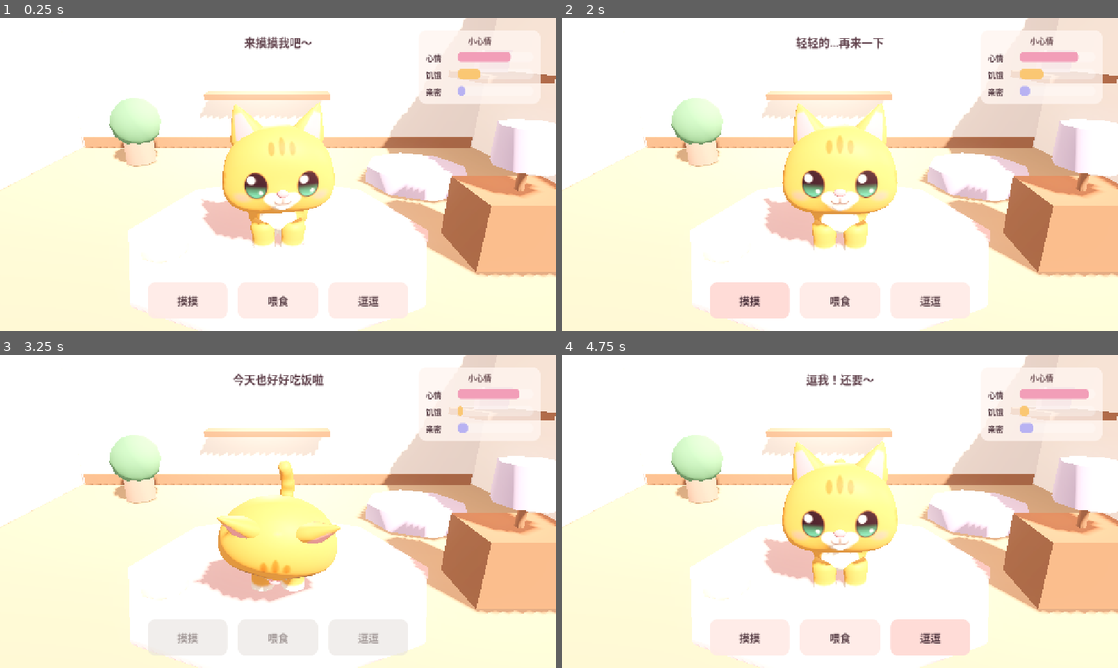
Above: before the commit, frames 1-4 (two rows, left to right).
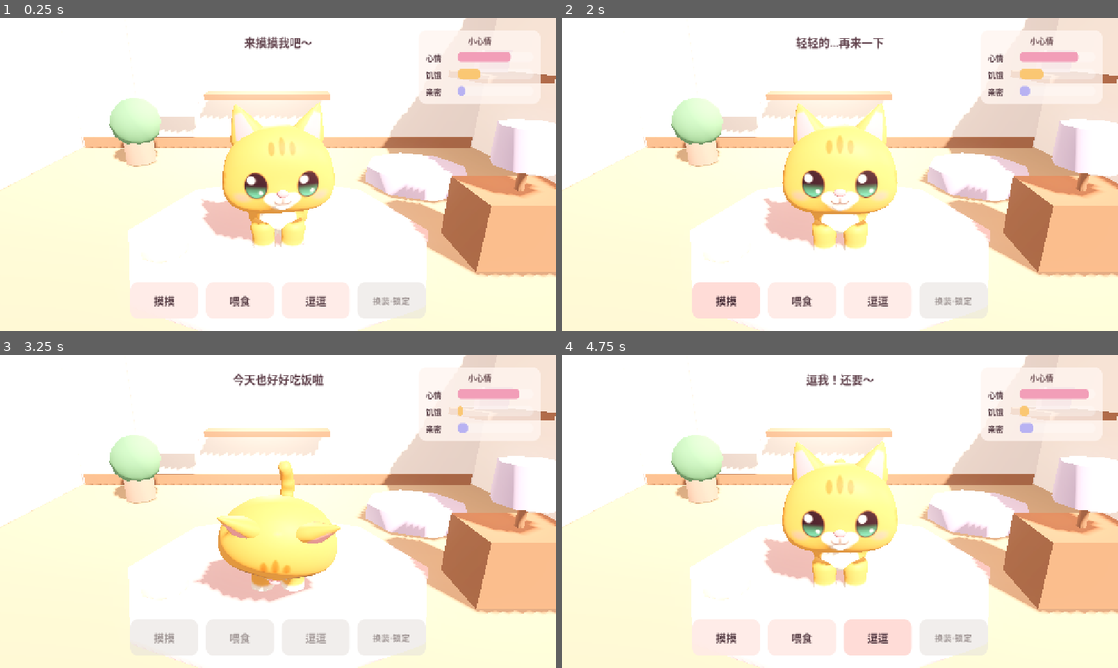
Above: after the commit, the same moments.

Repository: SkberLee/cute-cat-pet
Game: Godot game, scene res://scenes/main.tscn
The game is run twice, just before and just after one commit, with the same random seed, the same clock (stepped at 60 frames per second) and the same inputs.
Inputs:
- Up to frame 1 (0.25 s): no input
- Up to frame 2 (2 s): click "摸摸" at 0.5 s
- Up to frame 3 (3.25 s): click "喂食" at 2 s
- Up to frame 4 (4.75 s): click "逗逗" at 3.5 s

The runs differ from the first frame. In frame 1, 1.0% of the frame differs, in the area x 27-74%, y 31-93%; in frame 2, 1.6%, in the area x 23-74%, y 31-96%; in frame 3, 0.9%; in frame 4, 1.4%.

Commit message:
feat(v0.2.0): portrait UI, milestones, BGM, save, room cosmetics
Add sensor orientation with adaptive UI, bond milestones and sweeter
lines, soft BGM/SFX, local save/load, unlockable room themes, and
release-signing docs for Android packages.

Diff:
--- a/project.godot
+++ b/project.godot
@@ -5,7 +5,7 @@
 [application]
 
 config/name="治愈猫"
-config/version="0.1.1"
+config/version="0.2.0"
 config/description="送礼向轻养成电子宠物猫原型"
 run/main_scene="res://scenes/main.tscn"
 config/features=PackedStringArray("4.7", "Mobile")
@@ -17,7 +17,7 @@
 window/size/viewport_height=720
 window/stretch/mode="canvas_items"
 window/stretch/aspect="expand"
-window/handheld/orientation=0
+window/handheld/orientation=6
 
 [rendering]
 
--- a/scenes/main.tscn
+++ b/scenes/main.tscn
@@ -1,9 +1,10 @@
-[gd_scene load_steps=16 format=3 uid="uid://cute_cat_main"]
+[gd_scene load_steps=18 format=3 uid="uid://cute_cat_main"]
 
 [ext_resource type="Script" path="res://scripts/cat_controller.gd" id="1_cat"]
 [ext_resource type="Script" path="res://scripts/pet_stats.gd" id="2_stats"]
 [ext_resource type="Script" path="res://scripts/main_ui.gd" id="3_ui"]
 [ext_resource type="PackedScene" uid="uid://lwgpxcu2y7fk" path="res://assets/models/cute_cat_rigged.glb" id="4_catmdl"]
+[ext_resource type="Script" path="res://scripts/room_cosmetics.gd" id="5_room"]
 
 [sub_resource type="StandardMaterial3D" id="MatFloor"]
 albedo_color = Color(0.78, 0.62, 0.5, 1)
@@ -51,6 +52,10 @@
 [sub_resource type="StandardMaterial3D" id="MatFrame"]
 albedo_color = Color(0.85, 0.78, 0.7, 1)
 roughness = 0.6
+
+[sub_resource type="StandardMaterial3D" id="MatCurtain"]
+albedo_color = Color(0.95, 0.78, 0.82, 1)
+roughness = 0.95
 
 [sub_resource type="Environment" id="Environment_room"]
 background_mode = 1
@@ -102,6 +107,7 @@
 material = SubResource("MatFloor")
 
 [node name="WallBack" type="CSGBox3D" parent="Room"]
+unique_name_in_owner = true
 transform = Transform3D(1, 0, 0, 0, 1, 0, 0, 0, 1, 0, 1.35, -2.55)
 size = Vector3(6.2, 2.8, 0.12)
 material = SubResource("MatWall")
@@ -122,6 +128,7 @@
 material = SubResource("MatWood")
 
 [node name="Rug" type="CSGCylinder3D" parent="Room"]
+unique_name_in_owner = true
 transform = Transform3D(1, 0, 0, 0, 1, 0, 0, 0, 1, 0, 0.02, 0.25)
 radius = 1.25
 height = 0.035
@@ -142,7 +149,14 @@
 size = Vector3(1.75, 0.08, 0.35)
 material = SubResource("MatWood")
 
+[node name="Curtain" type="CSGBox3D" parent="Room"]
+unique_name_in_owner = true
+transform = Transform3D(1, 0, 0, 0, 1, 0, 0, 0, 1, -1.55, 1.35, -2.15)
+size = Vector3(0.85, 1.6, 0.06)
+material = SubResource("MatCurtain")
+
 [node name="Cushion" type="CSGCylinder3D" parent="Room"]
+unique_name_in_owner = true
 transform = Transform3D(1, 0, 0, 0, 1, 0, 0, 0, 1, 1.55, 0.12, -0.9)
 radius = 0.55
 height = 0.18
@@ -206,6 +220,10 @@
 [node name="PetStats" type="Node" parent="Cat"]
 unique_name_in_owner = true
 script = ExtResource("2_stats")
+
+[node name="RoomCosmetics" type="Node" parent="."]
+unique_name_in_owner = true
+script = ExtResource("5_room")
 
 [node name="UI" type="CanvasLayer" parent="."]
 script = ExtResource("3_ui")
@@ -343,13 +361,13 @@
 anchor_top = 1.0
 anchor_right = 0.5
 anchor_bottom = 1.0
-offset_left = -300.0
+offset_left = -380.0
 offset_top = -84.0
-offset_right = 300.0
+offset_right = 380.0
 offset_bottom = 0.0
 grow_horizontal = 2
 grow_vertical = 0
-theme_override_constants/separation = 24
+theme_override_constants/separation = 18
 alignment = 1
 
 [node name="BtnPet" type="Button" parent="UI/Root/SafeMargin/Layout/Buttons"]
@@ -375,3 +393,12 @@
 size_flags_horizontal = 3
 theme_override_font_sizes/font_size = 24
 text = "逗逗"
+
+[node name="BtnTheme" type="Button" parent="UI/Root/SafeMargin/Layout/Buttons"]
+unique_name_in_owner = true
+custom_minimum_size = Vector2(140, 68)
+layout_mode = 2
+size_flags_horizontal = 3
+theme_override_font_sizes/font_size = 20
+text = "换装·锁定"
+disabled = true
--- a/scripts/cat_controller.gd
+++ b/scripts/cat_controller.gd
@@ -3,6 +3,7 @@
 
 signal interaction_started(action: String)
 signal interaction_ready
+signal save_requested
 
 @onready var stats: PetStats = %PetStats
 @onready var body: Node3D = %CatBody
@@ -20,23 +21,45 @@
 	"贴贴～喜欢你",
 	"轻轻的…再来一下",
 ]
+const LINES_PET_SWEET := [
+	"只准你摸哦～",
+	"心心都给你了",
+	"再贴紧一点…",
+	"你的手好暖呀",
+]
 const LINES_FEED := [
 	"喵，好吃！",
 	"嚼嚼～谢谢你",
 	"饱饱的，幸福",
 	"今天也好好吃饭啦",
 ]
+const LINES_FEED_SWEET := [
+	"你喂的最好吃",
+	"为你多吃两口～",
+	"吃饭也要想你",
+]
 const LINES_PLAY := [
 	"逗我！还要～",
 	"跳！再玩一会儿",
 	"呜哇，好开心",
 	"陪我玩嘛～",
 ]
+const LINES_PLAY_SWEET := [
+	"和你玩最开心",
+	"一辈子都陪你跳",
+	"扑进你怀里～",
+]
 const LINES_BUSY := [
 	"等一下下…",
 	"喵？稍等我",
 	"呼…缓一缓",
 ]
+const LINES_MILESTONE := {
+	25: "亲密度提升～我更黏你了",
+	50: "你是我的心肝宝贝呀",
+	75: "房间也想为你打扮一下",
+	100: "永远和你在一起，好不好",
+}
 
 var anim: AnimationPlayer
 var _cooldown := 0.0
@@ -45,17 +68,21 @@
 var _sfx_pet: AudioStream
 var _sfx_feed: AudioStream
 var _sfx_play: AudioStream
+var _sfx_milestone: AudioStream
 var _player: AudioStreamPlayer
+var _bgm: AudioStreamPlayer
+var _heart: MeshInstance3D
+var _save_timer := 0.0
 
 func _ready() -> void:
 	_rng.randomize()
 	_setup_audio()
+	_setup_heart_cosmetic()
 	anim = _resolve_anim_player()
 	if anim:
 		_ensure_idle_loops()
 		if not anim.animation_finished.is_connected(_on_anim_finished):
 			anim.animation_finished.connect(_on_anim_finished)
-		# Prefer sit loop for a calm room pet; fall back to idle.
 		if anim.has_animation(CLIP_IDLE):
 			_idle_clip = CLIP_IDLE
 		elif anim.has_animation("idle"):
@@ -63,6 +90,10 @@
 		_play_idle()
 	else:
 		push_warning("CatController: no AnimationPlayer found on cat model")
+	if stats:
+		if not stats.milestone_unlocked.is_connected(_on_milestone):
+			stats.milestone_unlocked.connect(_on_milestone)
+		_apply_cosmetics_for_bond(stats.bond)
 	_say("来摸摸我吧～", false)
 
 func _process(delta: float) -> void:
@@ -74,6 +105,14 @@
 			interaction_ready.emit()
 	if stats:
 		stats.tick(delta)
+	_save_timer += delta
+	if _save_timer >= 8.0:
+		_save_timer = 0.0
+		save_requested.emit()
+
+func _notification(what: int) -> void:
+	if what == NOTIFICATION_WM_CLOSE_REQUEST or what == NOTIFICATION_APPLICATION_PAUSED:
+		save_requested.emit()
 
 func can_interact() -> bool:
 	return _cooldown <= 0.0
@@ -83,24 +122,45 @@
 		return
 	stats.pet()
 	_play_oneshot(CLIP_PET)
-	_say(_pick(LINES_PET))
+	_say(_pick(_lines_for("pet")))
 	_play_sfx(_sfx_pet)
+	_apply_cosmetics_for_bond(stats.bond)
+	save_requested.emit()
 
 func do_feed() -> void:
 	if not _begin("feed"):
 		return
 	stats.feed()
 	_play_oneshot(CLIP_FEED)
-	_say(_pick(LINES_FEED))
+	_say(_pick(_lines_for("feed")))
 	_play_sfx(_sfx_feed)
+	save_requested.emit()
 
 func do_play() -> void:
 	if not _begin("play"):
 		return
 	stats.play()
 	_play_oneshot(CLIP_PLAY)
-	_say(_pick(LINES_PLAY))
+	_say(_pick(_lines_for("play")))
 	_play_sfx(_sfx_play)
+	_apply_cosmetics_for_bond(stats.bond)
+	save_requested.emit()
+
+func _lines_for(kind: String) -> Array:
+	match kind:
+		"pet":
+			if stats and stats.bond >= 25.0:
+				return LINES_PET + LINES_PET_SWEET
+			return LINES_PET
+		"feed":
+			if stats and stats.bond >= 50.0:
+				return LINES_FEED + LINES_FEED_SWEET
+			return LINES_FEED
+		"play":
+			if stats and stats.bond >= 75.0:
+				return LINES_PLAY + LINES_PLAY_SWEET
+			return LINES_PLAY
+	return LINES_PET
 
 func _begin(action: String) -> bool:
 	if _cooldown > 0.0:
@@ -122,6 +182,13 @@
 	feedback_label.modulate.a = 0.0
 	var tw := create_tween()
 	tw.tween_property(feedback_label, "modulate:a", 1.0, 0.18)
+
+func _on_milestone(threshold: int, title: String) -> void:
+	var line := str(LINES_MILESTONE.get(threshold, title))
+	_say("✨ %s" % line)
+	_play_sfx(_sfx_milestone)
+	_apply_cosmetics_for_bond(stats.bond if stats else float(threshold))
+	save_requested.emit()
 
 func _setup_audio() -> void:
 	_player = AudioStreamPlayer.new()
@@ -131,6 +198,19 @@
 	_sfx_pet = load("res://assets/sfx/pet.wav")
 	_sfx_feed = load("res://assets/sfx/feed.wav")
 	_sfx_play = load("res://assets/sfx/play.wav")
+	_sfx_milestone = load("res://assets/sfx/milestone.wav")
+	_bgm = AudioStreamPlayer.new()
+	_bgm.name = "SoftBgm"
+	_bgm.volume_db = -16.0
+	add_child(_bgm)
+	var bgm_stream = load("res://assets/sfx/bgm_soft.wav")
+	if bgm_stream is AudioStreamWAV:
+		var looped: AudioStreamWAV = (bgm_stream as AudioStreamWAV).duplicate()
+		looped.loop_mode = AudioStreamWAV.LOOP_FORWARD
+		_bgm.stream = looped
+	else:
+		_bgm.stream = bgm_stream
+	_bgm.play()
 
 func _play_sfx(stream: AudioStream) -> void:
 	if _player == null or stream == null:
@@ -138,6 +218,28 @@
 	_player.stream = stream
 	_player.pitch_scale = _rng.randf_range(0.96, 1.05)
 	_player.play()
+
+func _setup_heart_cosmetic() -> void:
+	_heart = MeshInstance3D.new()
+	_heart.name = "BondHeart"
+	var sphere := SphereMesh.new()
+	sphere.radius = 0.05
+	sphere.height = 0.1
+	_heart.mesh = sphere
+	var mat := StandardMaterial3D.new()
+	mat.albedo_color = Color(1.0, 0.55, 0.65)
+	mat.emission_enabled = true
+	mat.emission = Color(1.0, 0.45, 0.55)
+	mat.emission_energy_multiplier = 1.4
+	_heart.material_override = mat
+	_heart.position = Vector3(0.12, 0.55, 0.18)
+	_heart.visible = false
+	if body:
+		body.add_child(_heart)
+
+func _apply_cosmetics_for_bond(bond: float) -> void:
+	if _heart:
+		_heart.visible = bond >= 50.0
 
 func _resolve_anim_player() -> AnimationPlayer:
 	if body:
@@ -150,7 +252,6 @@
 	return null
 
 func _ensure_idle_loops() -> void:
-	# glTF often omits loop flags; force calm loops for room idle.
 	for clip in ["sit", "idle", "idle_alt", "sleep"]:
 		if not anim.has_animation(clip):
 			continue
@@ -172,7 +273,6 @@
 		return
 	anim.play(clip)
 	var length := anim.current_animation_length
-	# Slightly snappier than full clip length so buttons feel responsive.
 	_cooldown = clampf(length * 0.75, 0.7, 1.35)
 
 func _soft_tween_fallback(kind: String) -> void:
--- a/scripts/main_ui.gd
+++ b/scripts/main_ui.gd
@@ -1,7 +1,7 @@
 # scripts/main_ui.gd
 extends CanvasLayer
 
-## Landscape-first mobile UI (1280×720). Soft bars + large touch targets.
+## Dual-orientation mobile UI. Soft bars + large touch targets.
 
 @onready var cat: Node3D = %Cat
 @onready var stats: PetStats = %PetStats
@@ -11,24 +11,56 @@
 @onready var btn_pet: Button = %BtnPet
 @onready var btn_feed: Button = %BtnFeed
 @onready var btn_play: Button = %BtnPlay
+@onready var btn_theme: Button = %BtnTheme
+@onready var stats_card: PanelContainer = $Root/SafeMargin/Layout/StatsCard
+@onready var buttons: HBoxContainer = $Root/SafeMargin/Layout/Buttons
+@onready var feedback_label: Label = %FeedbackLabel
+@onready var camera: Camera3D = $"../Camera3D"
+@onready var room_cosmetics: RoomCosmetics = %RoomCosmetics
+
+var _sfx_ui: AudioStream
+var _ui_player: AudioStreamPlayer
+var _portrait := false
 
 func _ready() -> void:
 	_style_ui()
+	_setup_ui_audio()
+	_load_game()
 	btn_pet.pressed.connect(_on_pet)
 	btn_feed.pressed.connect(_on_feed)
 	btn_play.pressed.connect(_on_play)
+	if btn_theme:
+		btn_theme.pressed.connect(_on_theme)
 	if cat:
 		if cat.has_signal("interaction_started"):
 			cat.interaction_started.connect(_on_busy)
 		if cat.has_signal("interaction_ready"):
 			cat.interaction_ready.connect(_on_ready_again)
+		if cat.has_signal("save_requested"):
+			cat.save_requested.connect(_save_game)
 	if stats:
 		stats.stats_changed.connect(_refresh)
+		if stats.has_signal("milestone_unlocked"):
+			stats.milestone_unlocked.connect(_on_milestone_ui)
 		_refresh()
+	get_viewport().size_changed.connect(_on_viewport_resized)
+	_on_viewport_resized()
+	_update_theme_button()
+
+func _setup_ui_audio() -> void:
+	_ui_player = AudioStreamPlayer.new()
+	_ui_player.name = "UiSfx"
+	_ui_player.volume_db = -8.0
+	add_child(_ui_player)
+	_sfx_ui = load("res://assets/sfx/ui_soft.wav")
+
+func _play_ui() -> void:
+	if _ui_player and _sfx_ui:
+		_ui_player.stream = _sfx_ui
+		_ui_player.play()
 
 func _style_ui() -> void:
-	var card := get_node_or_null("Root/SafeMargin/Layout/StatsCard")
-	if card is PanelContainer:
+	if stats_card:
 		var panel := StyleBoxFlat.new()
 		panel.bg_color = Color(1, 0.96, 0.94, 0.78)
 		panel.corner_radius_top_left = 18
@@ -39,11 +71,11 @@
 		panel.content_margin_right = 16
 		panel.content_margin_top = 12
 		panel.content_margin_bottom = 14
-		(card as PanelContainer).add_theme_stylebox_override("panel", panel)
+		stats_card.add_theme_stylebox_override("panel", panel)
 	_style_bar(mood_bar, Color(0.95, 0.62, 0.72))
 	_style_bar(hunger_bar, Color(0.98, 0.78, 0.45))
 	_style_bar(bond_bar, Color(0.72, 0.7, 0.95))
-	for b in [btn_pet, btn_feed, btn_play]:
+	for b in [btn_pet, btn_feed, btn_play, btn_theme]:
 		_style_button(b)
 
 func _style_bar(bar: ProgressBar, fill: Color) -> void:
@@ -97,6 +129,70 @@
 	btn.add_theme_color_override("font_pressed_color", Color(0.22, 0.14, 0.16))
 	btn.add_theme_color_override("font_disabled_color", Color(0.5, 0.45, 0.45, 0.7))
 
+func _on_viewport_resized() -> void:
+	var size := get_viewport().get_visible_rect().size
+	_portrait = size.y > size.x
+	_apply_layout()
+
+func _apply_layout() -> void:
+	if stats_card == null or buttons == null:
+		return
+	if _portrait:
+		# Top full-width card, taller feedback, bottom buttons with theme
+		stats_card.set_anchors_preset(Control.PRESET_TOP_WIDE)
+		stats_card.anchor_left = 0.0
+		stats_card.anchor_right = 1.0
+		stats_card.offset_left = 0.0
+		stats_card.offset_right = 0.0
+		stats_card.offset_top = 0.0
+		stats_card.offset_bottom = 168.0
+		if feedback_label:
+			feedback_label.offset_top = 176.0
+			feedback_label.offset_bottom = 230.0
+			feedback_label.add_theme_font_size_override("font_size", 22)
+		buttons.offset_left = -160.0 if get_viewport().get_visible_rect().size.x < 500 else -280.0
+		buttons.offset_right = -buttons.offset_left
+		buttons.offset_top = -160.0
+		buttons.offset_bottom = 0.0
+		buttons.add_theme_constant_override("separation", 12)
+		for b in [btn_pet, btn_feed, btn_play]:
+			if b:
+				b.custom_minimum_size = Vector2(96, 64)
+				b.add_theme_font_size_override("font_size", 20)
+		if btn_theme:
+			btn_theme.visible = true
+			btn_theme.custom_minimum_size = Vector2(96, 56)
+		if camera:
+			camera.fov = 55.0
+			camera.position = Vector3(0, 1.55, 3.15)
+	else:
+		stats_card.set_anchors_preset(Control.PRESET_TOP_RIGHT)
+		stats_card.anchor_left = 1.0
+		stats_card.anchor_right = 1.0
+		stats_card.offset_left = -280.0
+		stats_card.offset_right = 0.0
+		stats_card.offset_top = 0.0
+		stats_card.offset_bottom = 148.0
+		if feedback_label:
+			feedback_label.offset_top = 8.0
+			feedback_label.offset_bottom = 56.0
+			feedback_label.add_theme_font_size_override("font_size", 26)
+		buttons.offset_left = -340.0
+		buttons.offset_right = 340.0
+		buttons.offset_top = -84.0
+		buttons.offset_bottom = 0.0
+		buttons.add_theme_constant_override("separation", 18)
+		for b in [btn_pet, btn_feed, btn_play]:
+			if b:
+				b.custom_minimum_size = Vector2(140, 68)
+				b.add_theme_font_size_override("font_size", 24)
+		if btn_theme:
+			btn_theme.visible = true
+			btn_theme.custom_minimum_size = Vector2(120, 68)
+		if camera:
+			camera.fov = 48.0
+			camera.position = Vector3(0, 1.48, 2.85)
+
 func _set_buttons_enabled(enabled: bool) -> void:
 	btn_pet.disabled = not enabled
 	btn_feed.disabled = not enabled
@@ -120,9 +216,64 @@
 	if cat and cat.has_method("do_play"):
 		cat.do_play()
 
+func _on_theme() -> void:
+	if room_cosmetics == null or stats == null:
+		return
+	var id := room_cosmetics.cycle_next(stats.bond)
+	_play_ui()
+	_update_theme_button()
+	if feedback_label:
+		feedback_label.text = "房间换成「%s」啦" % room_cosmetics.theme_display_name(id)
+	_save_game()
+
+func _on_milestone_ui(threshold: int, title: String) -> void:
+	_update_theme_button()
+	if feedback_label and threshold >= 25:
+		# Cat controller already says a line; keep title soft in theme button tip.
+		pass
+	_save_game()
+
+func _update_theme_button() -> void:
+	if btn_theme == null or room_cosmetics == null or stats == null:
+		return
+	var name := room_cosmetics.theme_display_name(room_cosmetics.current_theme)
+	var unlocked := room_cosmetics.unlocked_ids(stats.bond)
+	btn_theme.text = "换装·%s" % name
+	btn_theme.disabled = unlocked.size() <= 1 and stats.bond < 25.0
+	if stats.bond < 25.0:
+		btn_theme.text = "换装·锁定"
+		btn_theme.disabled = true
+
 func _refresh() -> void:
 	if stats == null:
 		return
 	mood_bar.value = stats.mood
 	hunger_bar.value = stats.hunger
 	bond_bar.value = stats.bond
+	_update_theme_button()
+
+func _load_game() -> void:
+	var data := SaveManager.load_dict()
+	if data.is_empty():
+		return
+	if stats and data.has("stats"):
+		stats.from_save(data["stats"])
+	elif stats:
+		# backward: flat fields
+		stats.from_save(data)
+	if room_cosmetics and data.has("room_theme"):
+		var theme_id := str(data["room_theme"])
+		var bond_v := stats.bond if stats else 0.0
+		if theme_id in room_cosmetics.unlocked_ids(bond_v) or theme_id == "blush":
+			room_cosmetics.apply_theme(theme_id, false)
+	if cat and cat.has_method("_apply_cosmetics_for_bond") and stats:
+		cat._apply_cosmetics_for_bond(stats.bond)
+
+func _save_game() -> void:
+	if stats == null:
+		return
+	var data := {
+		"stats": stats.to_save(),
+		"room_theme": room_cosmetics.current_theme if room_cosmetics else "blush",
+	}
+	SaveManager.save_dict(data)
--- a/scripts/pet_stats.gd
+++ b/scripts/pet_stats.gd
@@ -3,10 +3,22 @@
 extends Node
 
 signal stats_changed
+signal milestone_unlocked(threshold: int, title: String)
 
 @export var mood: float = 70.0
 @export var hunger: float = 30.0
 @export var bond: float = 10.0
+
+## Bond thresholds that unlock sweeter lines / cosmetics.
+const MILESTONES := [25, 50, 75, 100]
+const MILESTONE_TITLES := {
+	25: "小猫开始黏你了",
+	50: "成为心肝宝贝",
+	75: "房间都为你变好看",
+	100: "永远的小搭档",
+}
+
+var unlocked_milestones: Array = []
 
 const HUNGER_PER_SEC := 0.4
 const MOOD_DECAY_PER_SEC := 0.15
@@ -20,12 +32,14 @@
 	mood += 8.0
 	bond += 3.0
 	_clamp_all()
+	_check_milestones()
 	stats_changed.emit()
 
 func feed() -> void:
 	hunger -= 25.0
 	mood += 4.0
 	_clamp_all()
+	_check_milestones()
 	stats_changed.emit()
 
 func play() -> void:
@@ -33,6 +47,7 @@
 	bond += 5.0
 	hunger += 5.0
 	_clamp_all()
+	_check_milestones()
 	stats_changed.emit()
 
 func tick(delta: float) -> void:
@@ -40,3 +55,36 @@
 	mood -= MOOD_DECAY_PER_SEC * delta
 	_clamp_all()
 	stats_changed.emit()
+
+func _check_milestones() -> void:
+	for th in MILESTONES:
+		if bond >= float(th) and th not in unlocked_milestones:
+			unlocked_milestones.append(th)
+			var title := str(MILESTONE_TITLES.get(th, "亲密升级"))
+			milestone_unlocked.emit(int(th), title)
+
+func to_save() -> Dictionary:
+	return {
+		"mood": mood,
+		"hunger": hunger,
+		"bond": bond,
+		"unlocked_milestones": unlocked_milestones.duplicate(),
+	}
+
+func from_save(data: Dictionary) -> void:
+	if data.has("mood"):
+		mood = float(data["mood"])
+	if data.has("hunger"):
+		hunger = float(data["hunger"])
+	if data.has("bond"):
+		bond = float(data["bond"])
+	if data.has("unlocked_milestones"):
+		unlocked_milestones = []
+		for v in data["unlocked_milestones"]:
+			unlocked_milestones.append(int(v))
+	_clamp_all()
+	# Re-fire any already unlocked without spam: just ensure list consistent
+	for th in MILESTONES:
+		if bond >= float(th) and th not in unlocked_milestones:
+			unlocked_milestones.append(th)
+	stats_changed.emit()
--- /dev/null
+++ b/scripts/room_cosmetics.gd
@@ -0,0 +1,101 @@
+# scripts/room_cosmetics.gd
+class_name RoomCosmetics
+extends Node
+
+signal theme_changed(theme_id: String)
+
+## Soft pastel room themes. Unlock via bond milestones.
+const THEMES := {
+	"blush": {
+		"name": "腮红粉",
+		"need_bond": 0,
+		"rug": Color(0.93, 0.72, 0.74),
+		"cushion": Color(0.86, 0.78, 0.92),
+		"curtain": Color(0.95, 0.78, 0.82),
+		"wall": Color(0.97, 0.92, 0.9),
+	},
+	"mint": {
+		"name": "薄荷绿",
+		"need_bond": 25,
+		"rug": Color(0.72, 0.88, 0.8),
+		"cushion": Color(0.9, 0.95, 0.9),
+		"curtain": Color(0.78, 0.9, 0.84),
+		"wall": Color(0.94, 0.96, 0.93),
+	},
+	"sky": {
+		"name": "天空蓝",
+		"need_bond": 50,
+		"rug": Color(0.72, 0.82, 0.95),
+		"cushion": Color(0.95, 0.88, 0.82),
+		"curtain": Color(0.8, 0.88, 0.98),
+		"wall": Color(0.93, 0.95, 0.98),
+	},
+	"sunset": {
+		"name": "日落暖",
+		"need_bond": 75,
+		"rug": Color(0.96, 0.78, 0.62),
+		"cushion": Color(0.95, 0.72, 0.76),
+		"curtain": Color(0.98, 0.82, 0.7),
+		"wall": Color(0.98, 0.93, 0.88),
+	},
+}
+
+@onready var rug: CSGPrimitive3D = %Rug
+@onready var cushion: CSGPrimitive3D = %Cushion
+@onready var curtain: CSGPrimitive3D = %Curtain
+@onready var wall_back: CSGPrimitive3D = %WallBack
+
+var current_theme: String = "blush"
+
+func _ready() -> void:
+	apply_theme(current_theme, false)
+
+func unlocked_ids(bond: float) -> Array[String]:
+	var out: Array[String] = []
+	for id in ["blush", "mint", "sky", "sunset"]:
+		if float(THEMES[id]["need_bond"]) <= bond:
+			out.append(id)
+	return out
+
+func theme_display_name(id: String) -> String:
+	if THEMES.has(id):
+		return str(THEMES[id]["name"])
+	return id
+
+func apply_theme(id: String, emit_signal: bool = true) -> void:
+	if not THEMES.has(id):
+		id = "blush"
+	current_theme = id
+	var t: Dictionary = THEMES[id]
+	_set_albedo(rug, t["rug"])
+	_set_albedo(cushion, t["cushion"])
+	_set_albedo(curtain, t["curtain"])
+	_set_albedo(wall_back, t["wall"])
+	if emit_signal:
+		theme_changed.emit(current_theme)
+
+func cycle_next(bond: float) -> String:
+	var ids := unlocked_ids(bond)
+	if ids.is_empty():
+		ids = ["blush"]
+	var idx := ids.find(current_theme)
+	if idx < 0:
+		idx = 0
+	else:
+		idx = (idx + 1) % ids.size()
+	apply_theme(ids[idx])
+	return current_theme
+
+func _set_albedo(node: CSGPrimitive3D, color: Color) -> void:
+	if node == null:
+		return
+	var mat = node.material
+	if mat is StandardMaterial3D:
+		var dup: StandardMaterial3D = (mat as StandardMaterial3D).duplicate()
+		dup.albedo_color = color
+		node.material = dup
+	else:
+		var m := StandardMaterial3D.new()
+		m.albedo_color = color
+		m.roughness = 1.0
+		node.material = m
--- /dev/null
+++ b/scripts/save_manager.gd
@@ -0,0 +1,33 @@
+# scripts/save_manager.gd
+class_name SaveManager
+extends RefCounted
+
+const SAVE_PATH := "user://cute_cat_save.json"
+const SAVE_VERSION := 1
+
+static func load_dict() -> Dictionary:
+	if not FileAccess.file_exists(SAVE_PATH):
+		return {}
+	var f := FileAccess.open(SAVE_PATH, FileAccess.READ)
+	if f == null:
+		return {}
+	var text := f.get_as_text()
+	f.close()
+	var data = JSON.parse_string(text)
+	if typeof(data) != TYPE_DICTIONARY:
+		return {}
+	return data
+
+static func save_dict(data: Dictionary) -> bool:
+	data["version"] = SAVE_VERSION
+	var f := FileAccess.open(SAVE_PATH, FileAccess.WRITE)
+	if f == null:
+		push_warning("SaveManager: cannot write %s" % SAVE_PATH)
+		return false
+	f.store_string(JSON.stringify(data, "\t"))
+	f.close()
+	return true
+
+static func clear() -> void:
+	if FileAccess.file_exists(SAVE_PATH):
+		DirAccess.remove_absolute(SAVE_PATH)
--- /dev/null
+++ b/scripts/smoke_portrait_theme.gd
@@ -0,0 +1,36 @@
+extends SceneTree
+
+func _init() -> void:
+	call_deferred("_run")
+
+func _run() -> void:
+	SaveManager.clear()
+	var packed: PackedScene = load("res://scenes/main.tscn")
+	assert(packed != null)
+	var main: Node = packed.instantiate()
+	root.add_child(main)
+	await process_frame
+	await process_frame
+	var cosmetics: Node = main.get_node("%RoomCosmetics")
+	assert(cosmetics != null)
+	assert(main.get_node("%Curtain") != null)
+	assert(main.get_node("%Rug") != null)
+	assert(main.get_node("%BtnTheme") != null)
+	var stats: PetStats = main.get_node("%PetStats")
+	stats.bond = 80.0
+	stats._check_milestones()
+	var ids = cosmetics.unlocked_ids(stats.bond)
+	assert(ids.size() >= 3)
+	var before = cosmetics.current_theme
+	var nxt = cosmetics.cycle_next(stats.bond)
+	assert(nxt != "" and (nxt != before or ids.size() == 1))
+	# save roundtrip via UI helper
+	var ui = main.get_node("UI")
+	assert(ui.has_method("_save_game"))
+	ui._save_game()
+	var data = SaveManager.load_dict()
+	assert(data.has("room_theme"))
+	assert(data.has("stats"))
+	SaveManager.clear()
+	print("smoke_portrait_theme ok theme=", nxt, " unlocked=", ids)
+	quit(0)
--- /dev/null
+++ b/scripts/smoke_save.gd
@@ -0,0 +1,32 @@
+extends SceneTree
+
+func _init() -> void:
+	call_deferred("_run")
+
+func _run() -> void:
+	SaveManager.clear()
+	var s = PetStats.new()
+	s.mood = 88.0
+	s.hunger = 12.0
+	s.bond = 42.0
+	s.unlocked_milestones = [25]
+	assert(SaveManager.save_dict({"stats": s.to_save(), "room_theme": "mint"}))
+	var data := SaveManager.load_dict()
+	assert(not data.is_empty())
+	var s2 = PetStats.new()
+	s2.from_save(data["stats"])
+	assert(abs(s2.mood - 88.0) < 0.01)
+	assert(abs(s2.hunger - 12.0) < 0.01)
+	assert(abs(s2.bond - 42.0) < 0.01)
+	assert(25 in s2.unlocked_milestones)
+	assert(str(data.get("room_theme", "")) == "mint")
+	# milestone unlock emits
+	var got := {"th": 0}
+	s2.milestone_unlocked.connect(func(th, _title): got["th"] = th)
+	s2.bond = 49.0
+	s2.play()  # +5 -> 54, should unlock 50
+	assert(50 in s2.unlocked_milestones)
+	assert(got["th"] == 50)
+	SaveManager.clear()
+	print("smoke_save ok")
+	quit(0)
Not shown, added: assets/sfx/bgm_soft.wav.import
Not shown, added: assets/sfx/milestone.wav.import
Not shown, added: assets/sfx/ui_soft.wav.import
Not shown, changed: export_presets.cfg
Not shown, added: scripts/room_cosmetics.gd.uid
Not shown, added: scripts/save_manager.gd.uid
Not shown, added: scripts/smoke_portrait_theme.gd.uid
Not shown, added: scripts/smoke_save.gd.uid
Not shown, added: assets/sfx/bgm_soft.wav
Not shown, added: assets/sfx/milestone.wav
Not shown, added: assets/sfx/ui_soft.wav
Not shown, added: docs/release-signing.md
